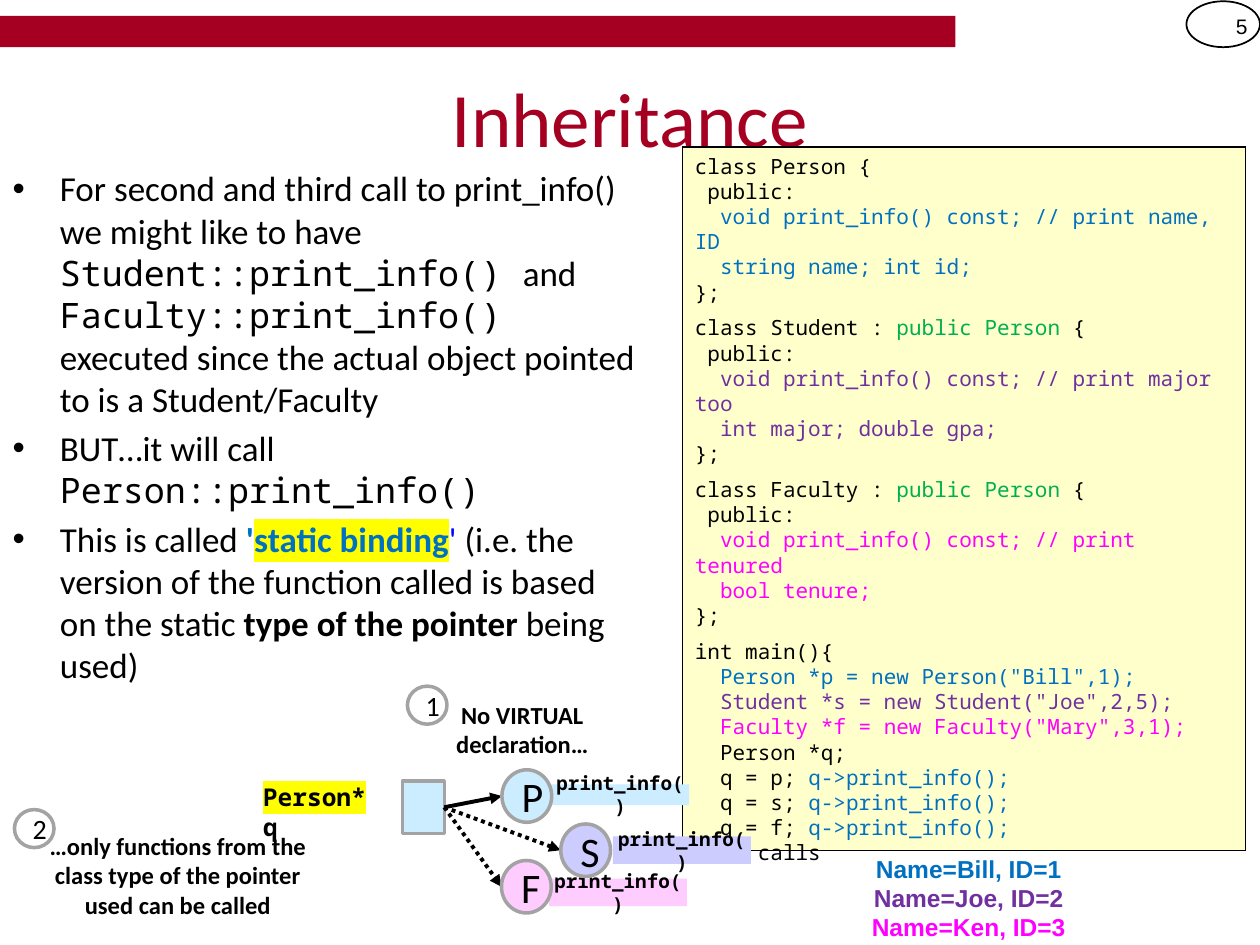
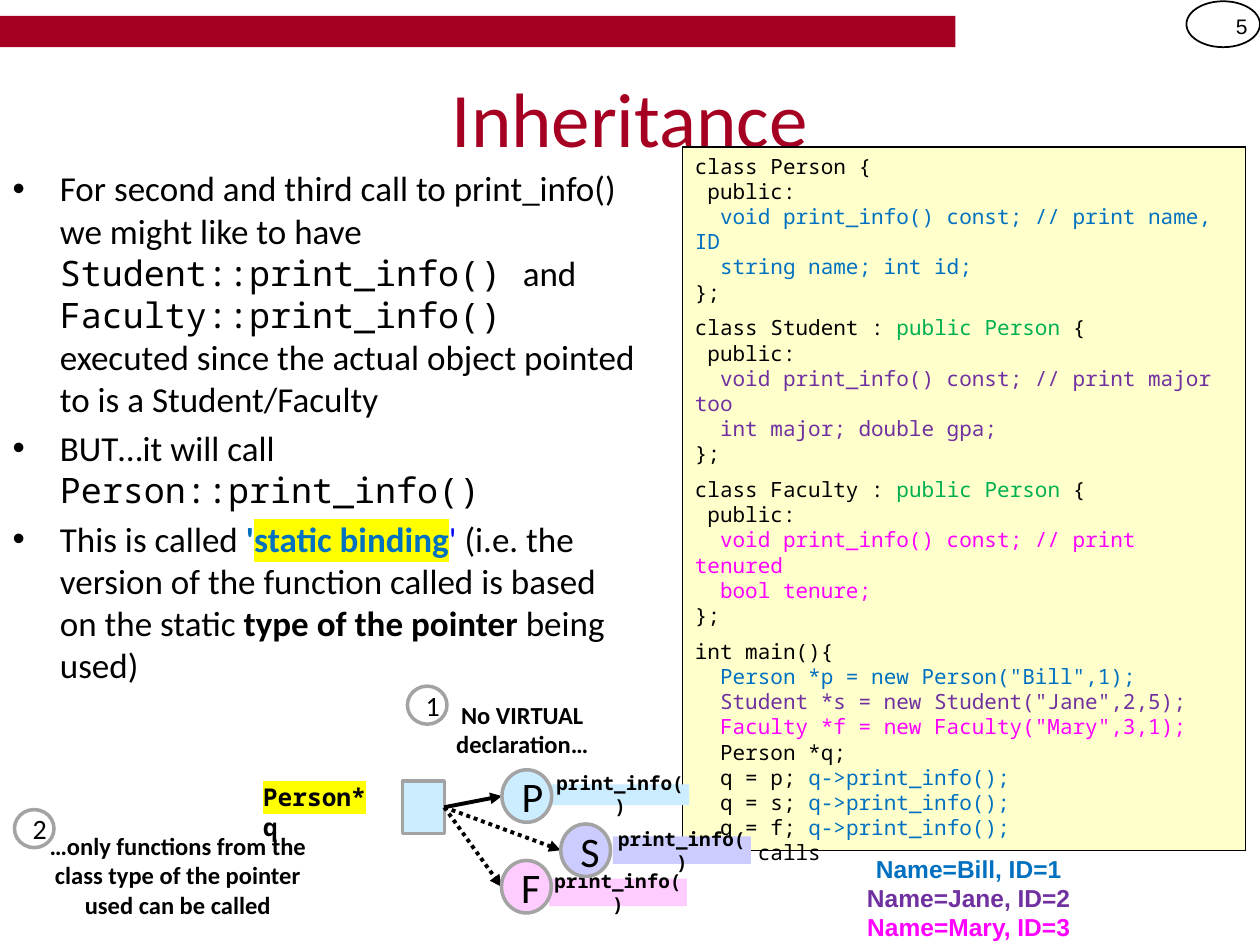
Before and after one commit to csci104/site, a slide deck: slide 5 of schedule/notes/5-Polymorphism.pptx. Drawn at 1260x945 pixels with LibreOffice and Linux fonts; fonts in the diff are those of the drawing; background and template pictures are left out. Boxes give left, top, right and bottom in pixels: in the first picture for what was removed or moved away, otherwise in the second. Text is boxed around its words. In the diff, an @@ line names an element or a change of style, - is before the commit and + after.

```diff
--- a/schedule/notes/5-Polymorphism.pptx
+++ b/schedule/notes/5-Polymorphism.pptx
@@ text in rectangle at box(695, 643, 1186, 867): text changed @@
-int main(){
-Person *p = new Person("Bill",1);
-Student *s = new Student("Joe",2,5);
-Faculty *f = new Faculty("Mary",3,1);
-Person *q;
-q = p; q->print_info();
-q = s; q->print_info();
-q = f; q->print_info();
-} // calls
+int main(){
+Person *p = new Person("Bill",1);
+Student *s = new Student("Jane",2,5);
+Faculty *f = new Faculty("Mary",3,1);
+Person *q;
+q = p; q->print_info();
+q = s; q->print_info();
+q = f; q->print_info();
+} // calls
@@ text at box(867, 890, 1070, 941): text changed @@
-Name=Joe, ID=2
-Name=Ken, ID=3
+Name=Jane, ID=2
+Name=Mary, ID=3
```
Also in this commit, not shown: 6 other slides changed.
